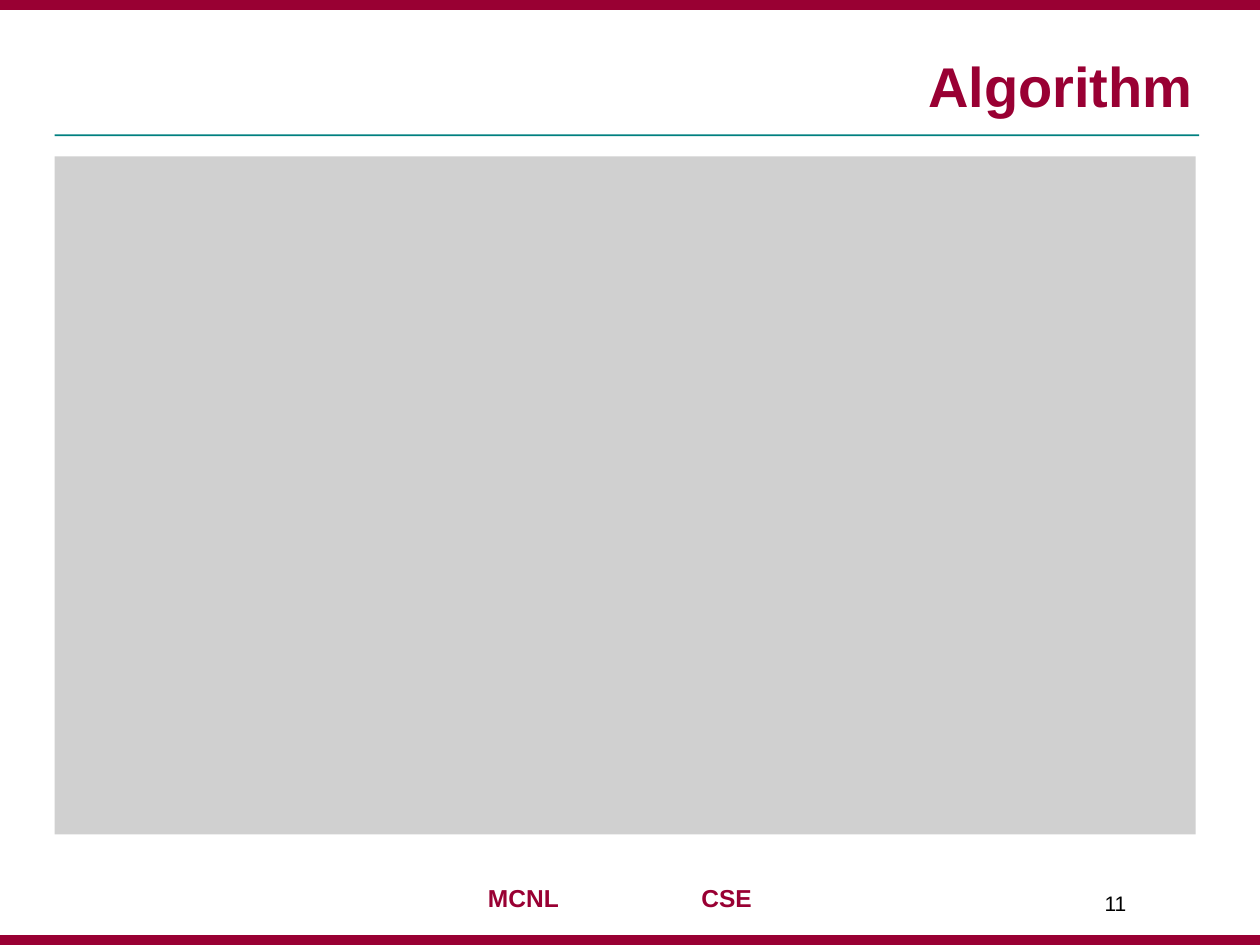
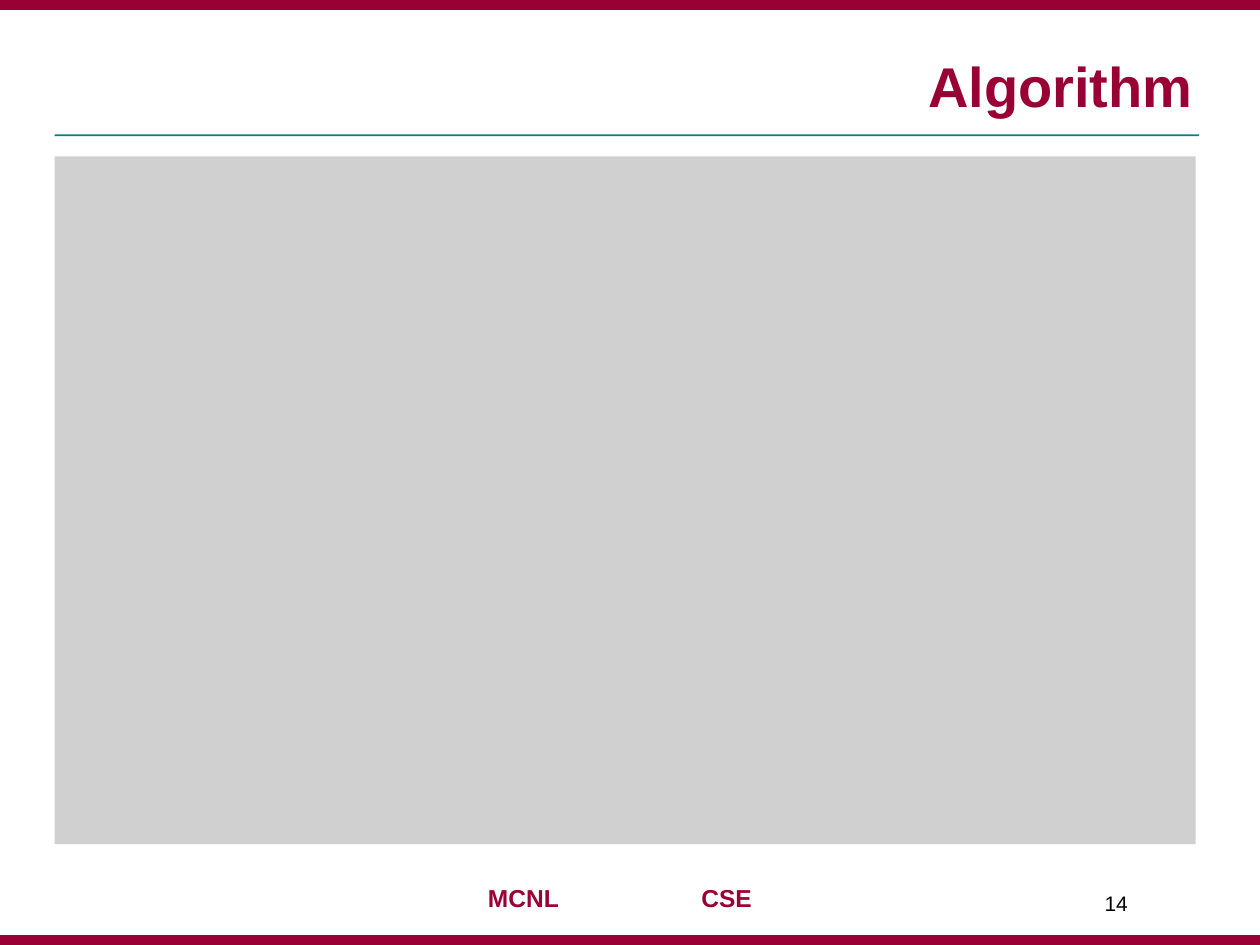
Before and after one commit to jaejunha/Paper, a slide deck: slide 14 of Daily(written_by_Korean)/180727.pptx (slide 11 before the commit). Drawn at 1260x945 pixels with LibreOffice and Linux fonts; fonts in the diff are those of the drawing; grey boxes stand for pictures; background and template pictures are left out. Boxes give left, top, right and bottom in pixels: in the first picture for what was removed or moved away, otherwise in the second. Text is boxed around its words. In the diff, an @@ line names an element or a change of style, - is before the commit and + after.

```diff
--- a/Daily(written_by_Korean)/180727.pptx
+++ b/Daily(written_by_Korean)/180727.pptx
@@ picture resized from (x1=54, y1=156, x2=1196, y2=834) to (x1=54, y1=156, x2=1196, y2=844) @@
@@ page number at (x1=1105, y1=896, x2=1128, y2=911): text changed @@
-11
+14
```
Also in this commit, not shown: 7 other slides changed, 4 slides added, 2 slides removed, 1 other file.
